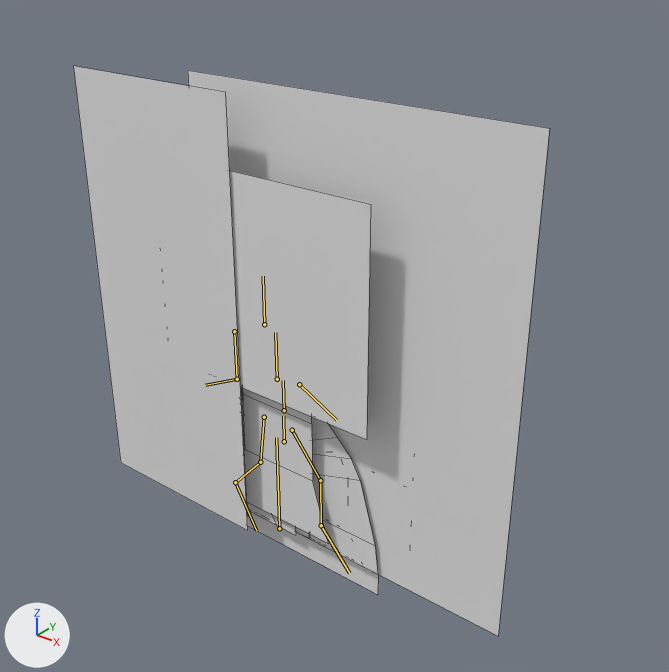
A saved change to the FBX model Unity/Assets/Arcadians/AvatarMale/avatarMale.fbx.
Before and after are seen from a 50 mm lens placed at (4.97, -5.36, 5.6), pointed at (0.43, 0.31, 2.08). The axes (+X, +Y, +Z) are drawn at lower left. The lights are the same throughout. The bones that bend it are drawn over the model as lines. Mesh edges are drawn as thin lines.

The first picture shows 'avatar.Male'.
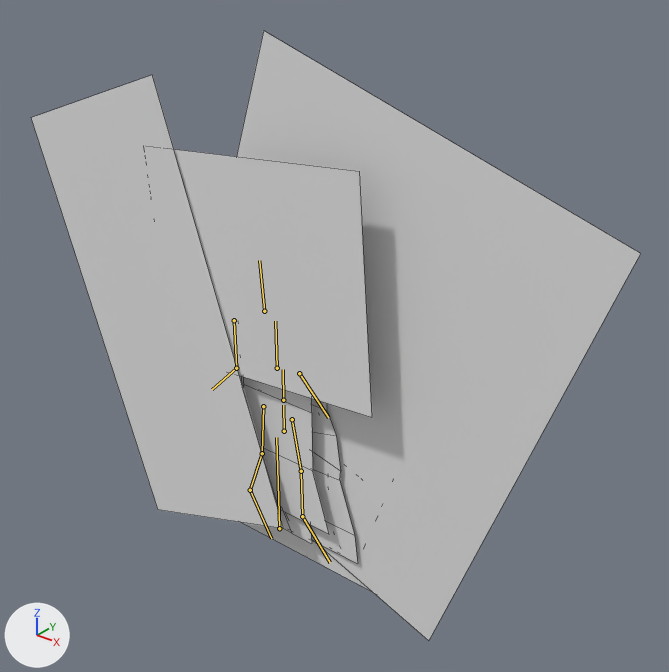
The newer file adds an action. The first version stands in its rest pose; the second is drawn at frame 5 of the action 'male.armature|m.talk'.

The edits, one by one:
Bone 'b_Spine.001' (bone_b_spine_001) moves from (0.0, 0.0, 0.0) to (0.001, 0.111, 0.0).
Bone 'b_Head' (bone_b_head) moves from (0.0, 0.0, 0.0) to (0.0, 0.02, 0.0).
Bone 'b_Head' (bone_b_head) turns from (0, 0, 0) to (0, 0, 5) degrees about its own x, y and z.
Bone 'b_LArm' (bone_b_larm) turns from (0, 0, 0) to (0, 0, -19) degrees about its own x, y and z.
Bone 'b_RArm.002' (bone_b_rarm_002) turns from (0, 0, 0) to (0, 0, 19) degrees about its own x, y and z.
Bone 'b_LLeg.001' (bone_b_lleg_001) turns from (0, 0, 0) to (0, 0, -29) degrees about its own x, y and z.
Bone 'b_LLeg.002' (bone_b_lleg_002) turns from (0, 0, 0) to (0, 0, 30) degrees about its own x, y and z.
Bone 'b_RLeg.001' (bone_b_rleg_001) turns from (0, 0, 0) to (0, 0, 3) degrees about its own x, y and z.
Bone 'b_RLeg.002' (bone_b_rleg_002) turns from (0, 0, 0) to (0, 0, 20) degrees about its own x, y and z.
Bone 'b_RFoot' (bone_b_rfoot) turns from (0, 0, 0) to (0, 0, -23) degrees about its own x, y and z.

Location of each change, (x1, y1, x2, y2) in pixels of the pictures (669 x 672 px):
'avatar.Male', posed (28% wider, 7% taller): before (73, 66, 549, 636); after (31, 31, 641, 641)
bone 'b_Spine.001', root to tip: before (284, 441) to (283, 416); after (284, 431) to (283, 405)
bone 'b_Head', root to tip: before (264, 324) to (263, 276); after (264, 311) to (259, 260)
bone 'b_LArm', root to tip: before (299, 384) to (336, 420); after (299, 373) to (328, 417)
bone 'b_RArm.002', root to tip: before (237, 379) to (205, 385); after (236, 368) to (212, 389)
bone 'b_LLeg.001', root to tip: before (292, 430) to (320, 480); after (292, 419) to (301, 471)
bone 'b_LLeg.002', root to tip: before (320, 480) to (321, 525); after (301, 471) to (302, 516)
bone 'b_RLeg.001', root to tip: before (264, 417) to (260, 462); after (263, 406) to (262, 453)
bone 'b_RLeg.002', root to tip: before (260, 462) to (235, 482); after (262, 453) to (250, 490)
bone 'b_RFoot', root to tip: before (235, 482) to (256, 530); after (250, 490) to (271, 538)
